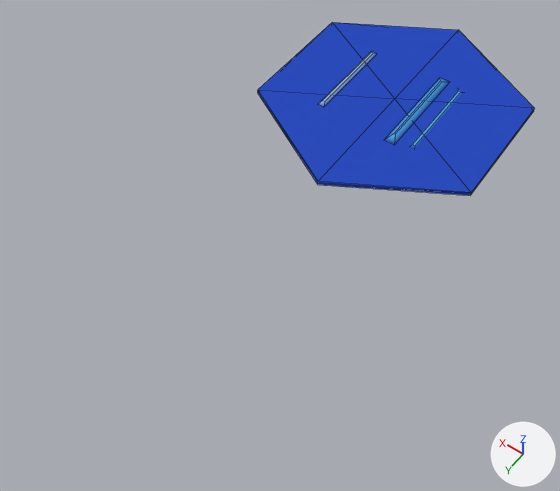
A saved change to the Blender file Art/3Dmodels/World/CanyonFloors/FloorWaterRigged.blend.
Camera for both pictures: a 50 mm lens placed at (-11971.0, 26118.0, 24787.0), pointed at (-94.0, 9489.0, -1343.0). The lights are fixed; the arrows at lower right show +X, +Y and +Z. Mesh edges are drawn as thin lines.

Names of what the first picture shows: 'tile_water'.
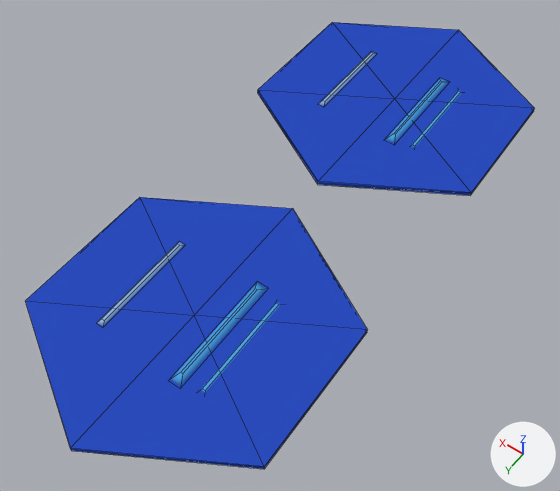
Where the change shows, as pixel boxes [x1, y1, x2, y2] in the pictures (560 x 491 px):
'tile_water.001', added (blue)
    after: [25, 197, 367, 469]
    faces in mat_tile_waterdeep (blue #2b4dbe): [25, 197, 367, 469]
    faces in mat_tile_waterbase (blue #50a4e7): [171, 283, 280, 392]
    faces in mat_tile_waterlight (blue #90b9e7): [97, 242, 184, 327]

The edits, one by one:
Object 'tile_water.001' (ob_tile_water_001) is new; it shows a copy of the mesh of ob_tile_water.
Its location is (0.0, 14952.0, 0.0).
